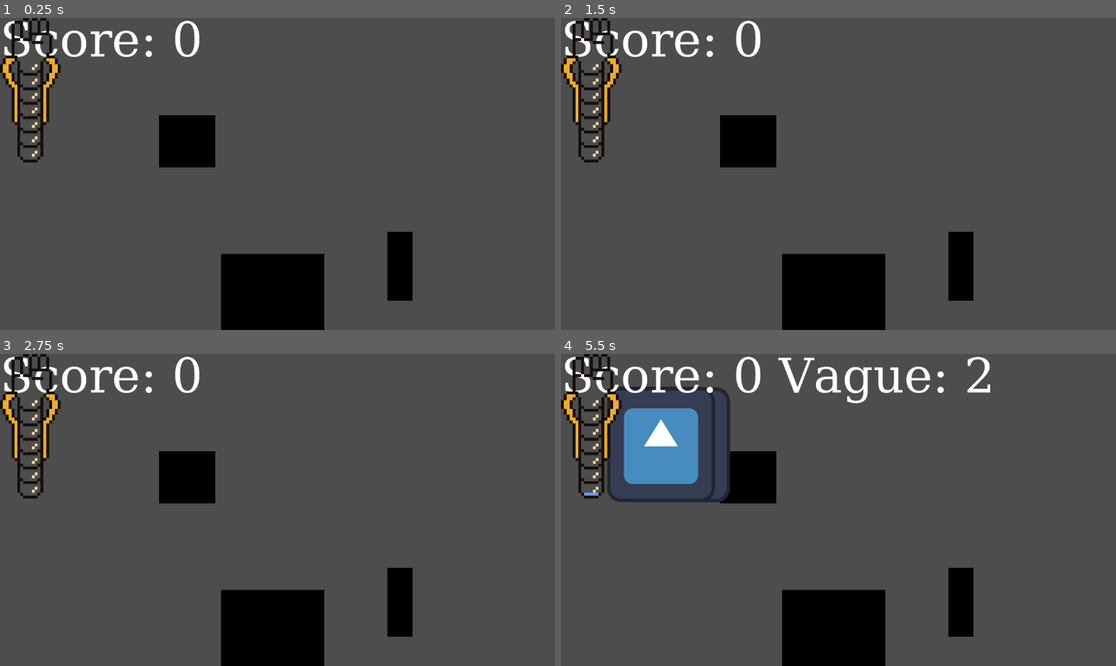
Above: before the commit, frames 1-4 (two rows, left to right).
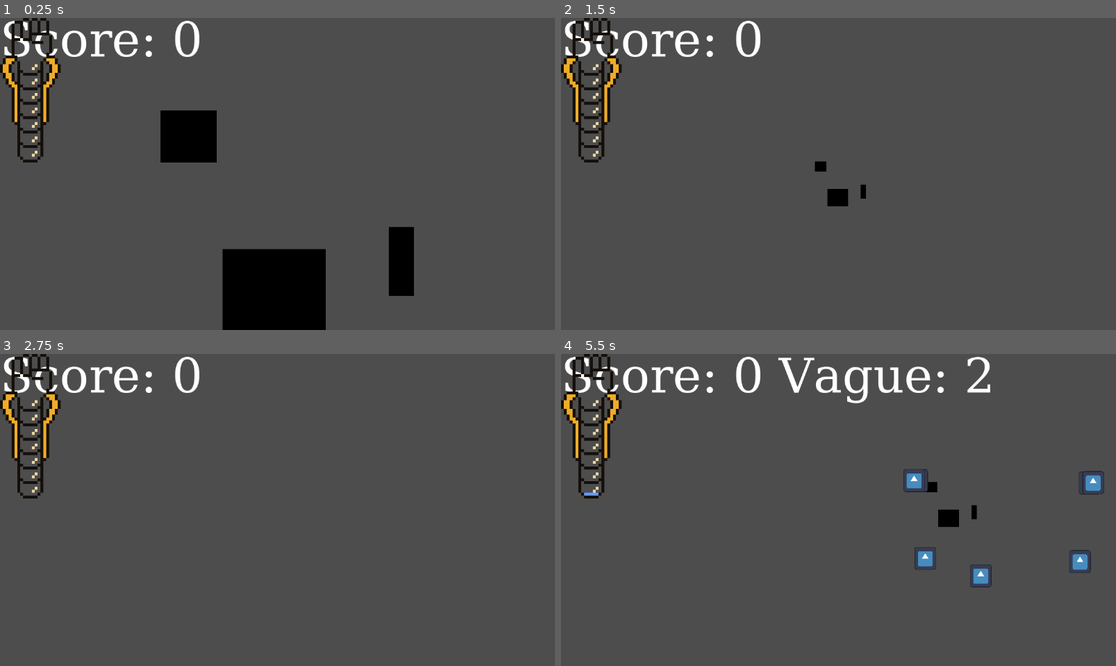
Above: after the commit, the same moments.

Repository: Nuxnuxx/gamejam-2024
Game: Godot game, scene res://main.tscn
The game is run twice, just before and just after one commit, with the same random seed, the same clock (stepped at 60 frames per second) and the same inputs. The engine's default icon, where the game draws it, is replaced by a stand-in: a white triangle on a blue panel in a dark square.
Inputs (mouse positions are in pixels of both pictures, inside the frame that each line leads up to):
- Up to frame 1 (0.25 s): no input
- Up to frame 2 (1.5 s): tap Enter at 0.5 s; move the mouse to (960, 158) at 0.52 s; hold Mouse wheel down (unzoom, bound only after the commit) 0.53-1.28 s; click (960, 158) at 0.6 s; tap Space at 1.25 s; move the mouse to (727, 189) at 1.27 s; tap Mouse wheel down (unzoom, bound only after the commit) at 1.35 s
- Up to frame 3 (2.75 s): tap Mouse wheel up (zoom, bound only after the commit) at 1.55 s; tap Enter at 2 s; move the mouse to (333, 441) at 2.02 s; hold Mouse wheel up (zoom, bound only after the commit) from 2.03 s (still down); click (333, 441) at 2.3 s
- Up to frame 4 (5.5 s): tap Space at 2.75, 4.25 s; move the mouse to (810, 572) at 2.77 s; release Mouse wheel up (zoom, bound only after the commit) at 2.78 s; click (810, 572) at 2.85 s; tap Mouse wheel down (unzoom, bound only after the commit) at 3.05 s; tap Enter at 3.5 s; move the mouse to (1005, 556) at 3.52 s; hold Mouse wheel down (unzoom, bound only after the commit) 3.53-4.28 s; tap Mouse wheel up (zoom, bound only after the commit) at 3.8, 4.35 s; move the mouse to (672, 463) at 4.27 s; click (672, 463) at 4.55 s; move the mouse to (866, 510) at 5.02 s; hold Mouse wheel down (unzoom, bound only after the commit) from 5.03 s (still down); click (866, 510) at 5.1 s

The runs differ from the first frame. In frame 1, 1.1% of the frame differs, in the area x 28-75%, y 29-100%; in frame 2, 7.6%; in frame 3, 7.3%; in frame 4, 12%, in the area x 8-98%, y 10-100%.

Commit message:
feat: Camera zoom

Diff:
--- /dev/null
+++ b/Map/Camera2D.gd
@@ -0,0 +1,18 @@
+extends Camera2D
+
+var is_zooming = false
+var zoom_factor = 0.1
+var zoom_max = 1.2
+
+func _process(_delta):
+	if Input.is_action_pressed("zoom"):
+		if !is_zooming and zoom.x < zoom_max: global_position = get_global_mouse_position()
+
+		is_zooming = true
+		zoom.x += zoom_factor
+		zoom.y += zoom_factor
+
+	elif Input.is_action_pressed("unzoom"):
+		zoom.x -= zoom_factor
+		zoom.y -= zoom_factor
+		is_zooming = false
--- /dev/null
+++ b/Map/camera_2d.tscn
@@ -0,0 +1,27 @@
+[gd_scene load_steps=2 format=3 uid="uid://ca3o5e84r6wt6"]
+
+[sub_resource type="GDScript" id="GDScript_cqjix"]
+script/source = "extends Camera2D
+
+var is_zooming = false
+var zoom_factor = 0.2
+var zoom_max = 1.2
+
+func _process(_delta):
+	if Input.is_action_pressed(\"zoom\"):
+		if !is_zooming and zoom.x < zoom_max: global_position = get_global_mouse_position()
+
+		is_zooming = true
+		zoom.x += zoom_factor
+		zoom.y += zoom_factor
+
+	elif Input.is_action_pressed(\"unzoom\"):
+		zoom.x -= zoom_factor
+		zoom.y -= zoom_factor
+		is_zooming = false
+"
+
+[node name="Camera2D" type="Camera2D"]
+position_smoothing_enabled = true
+position_smoothing_speed = 11.0
+script = SubResource("GDScript_cqjix")
--- a/main.tscn
+++ b/main.tscn
@@ -6,6 +6,7 @@
 [ext_resource type="Script" path="res://Map/TimeManager.gd" id="4_28pcd"]
 [ext_resource type="Texture2D" uid="uid://dvnb0t5mjrkpo" path="res://UI/Powers/HolyBar.png" id="4_ki2pf"]
 [ext_resource type="Texture2D" uid="uid://b6e6urlclwphs" path="res://UI/Powers/HolyBar_Charge.png" id="5_6fn3k"]
+[ext_resource type="PackedScene" uid="uid://ca3o5e84r6wt6" path="res://Map/camera_2d.tscn" id="7_5lsws"]
 
 [sub_resource type="FontFile" id="FontFile_nhsaq"]
 cache/0/320/0/ascent = 0.0
@@ -90,3 +91,6 @@
 [node name="Building3" parent="." instance=ExtResource("2_i17st")]
 position = Vector2(566, 580)
 scale = Vector2(3.34202, 2.82136)
+
+[node name="Camera2D" parent="." instance=ExtResource("7_5lsws")]
+position = Vector2(573, 334)
--- a/project.godot
+++ b/project.godot
@@ -22,3 +22,15 @@
 "events": [Object(InputEventMouseButton,"resource_local_to_scene":false,"resource_name":"","device":-1,"window_id":0,"a …(253 unchanged characters)…
 ]
 }
+zoom={
+"deadzone": 0.5,
+"events": [Object(InputEventMouseButton,"resource_local_to_scene":false,"resource_name":"","device":-1,"window_id":0,"alt_pressed":false,"shift_pressed":false,"ctrl_pressed":false,"meta_pressed":false,"button_mask":8,"position":Vector2(222, 45),"global_position":Vector2(228, 107),"factor":1.0,"button_index":4,"canceled":false,"pressed":true,"double_click":false,"script":null)
+, Object(InputEventKey,"resource_local_to_scene":false,"resource_name":"","device":-1,"window_id":0,"alt_pressed":false,"shift_pressed":false,"ctrl_pressed":false,"meta_pressed":false,"pressed":false,"keycode":0,"physical_keycode":65,"key_label":0,"unicode":97,"echo":false,"script":null)
+]
+}
+unzoom={
+"deadzone": 0.5,
+"events": [Object(InputEventMouseButton,"resource_local_to_scene":false,"resource_name":"","device":-1,"window_id":0,"alt_pressed":false,"shift_pressed":false,"ctrl_pressed":false,"meta_pressed":false,"button_mask":16,"position":Vector2(305, 47),"global_position":Vector2(311, 109),"factor":1.0,"button_index":5,"canceled":false,"pressed":true,"double_click":false,"script":null)
+, Object(InputEventKey,"resource_local_to_scene":false,"resource_name":"","device":-1,"window_id":0,"alt_pressed":false,"shift_pressed":false,"ctrl_pressed":false,"meta_pressed":false,"pressed":false,"keycode":0,"physical_keycode":69,"key_label":0,"unicode":101,"echo":false,"script":null)
+]
+}
Not shown: 1 places in main.tscn that only renumber resources
